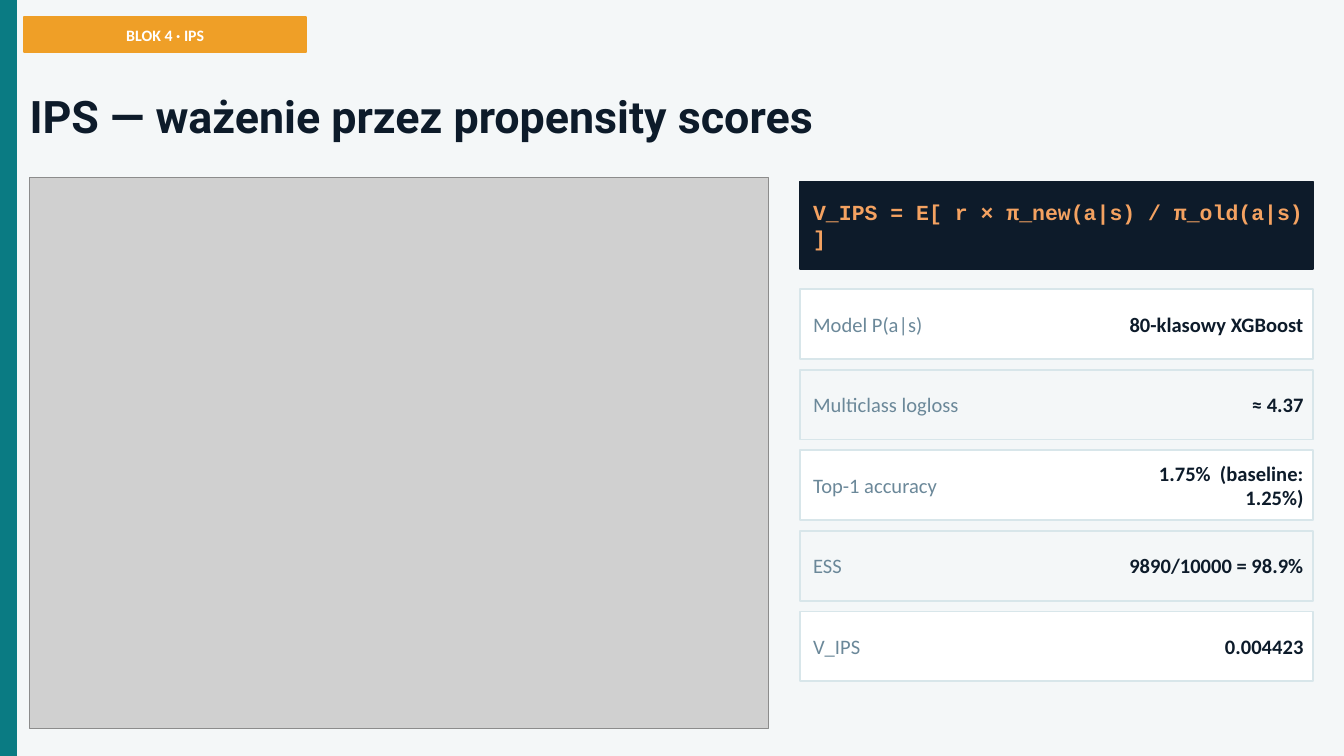
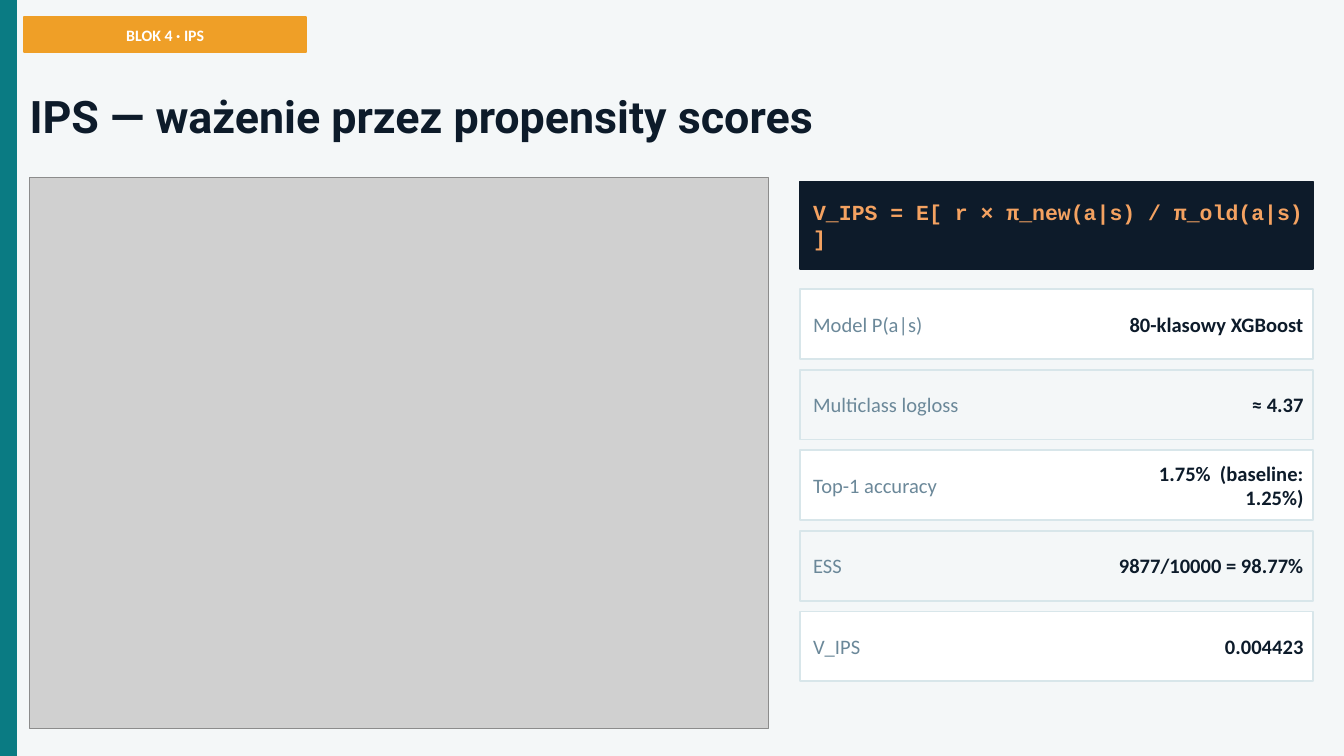
Before and after one commit to antoniopater/Off-Policy-Evaluation-with-causal, a slide deck: slide 9 of presentation/OPE_Prezentacja_v2.pptx. Drawn at 1344x756 pixels with LibreOffice and Linux fonts; fonts in the diff are those of the drawing; grey boxes stand for pictures. Boxes give left, top, right and bottom in pixels: in the first picture for what was removed or moved away, otherwise in the second. Text is boxed around its words. In the diff, an @@ line names an element or a change of style, - is before the commit and + after.

Commit message:
Fix ESS value on slide 9: 9890/10000=98.9% -> 9877/10000=98.77%
notebooks/09_overlap_ess.ipynb reports ESS=9877/10000=0.9877 for the
baseline IPS weights; the slide and guides had a slightly different
rounded value (98.9%) from a different run. Aligned all three documents
to the notebook value.

```diff
--- a/presentation/OPE_Prezentacja_v2.pptx
+++ b/presentation/OPE_Prezentacja_v2.pptx
@@ text at bbox=[1119, 558, 1303, 574]: text changed @@
-9890/10000 = 98.9%
+9877/10000 = 98.77%
```
Also in this commit, not shown: 2 other files.
